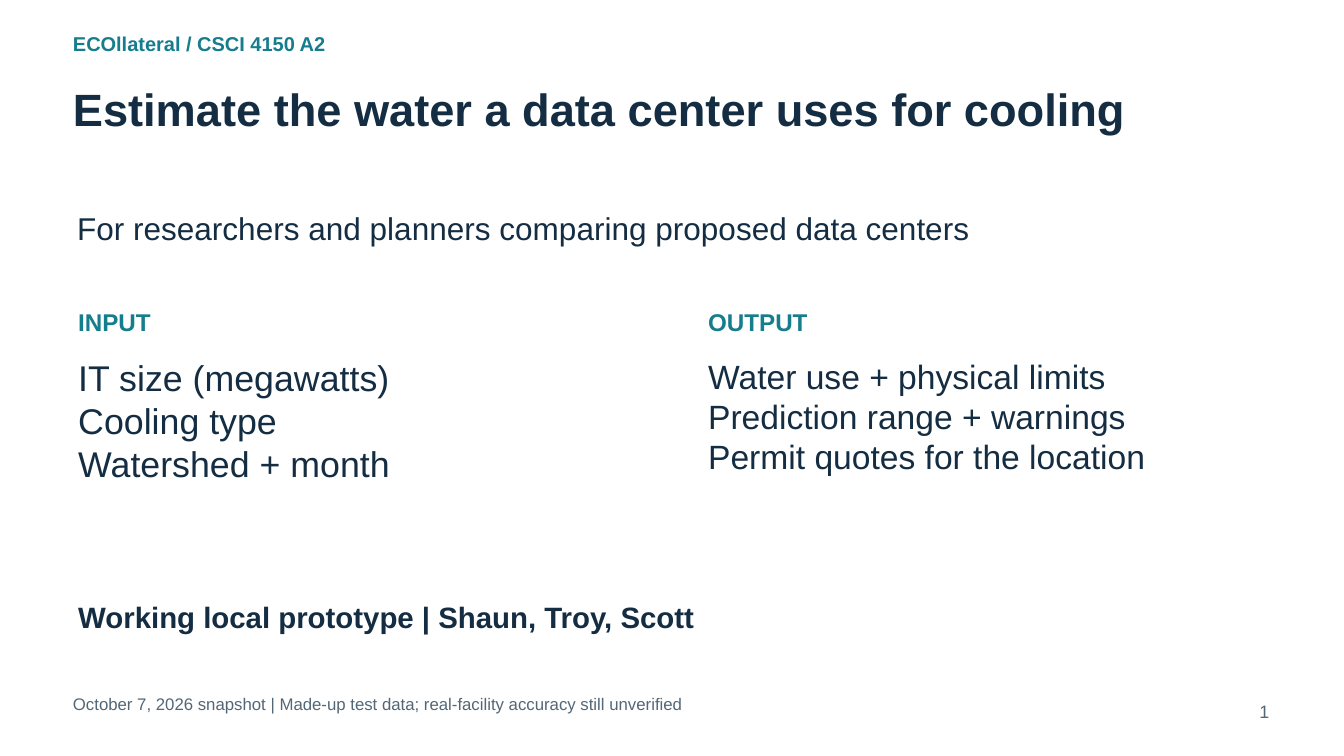
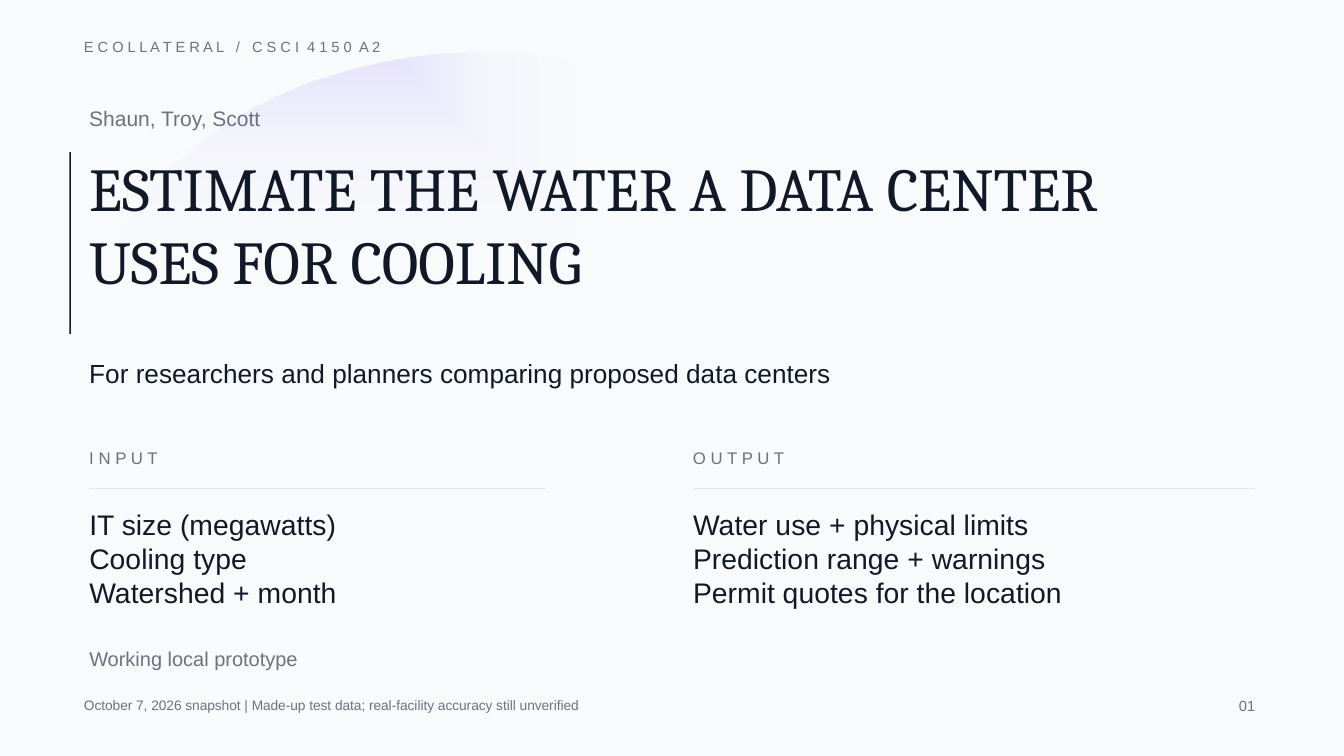
Before and after one commit to ScottLiu12/ECOllateral, a slide deck: slide 1 of docs/a2/review-slides.pptx. Drawn at 1344x756 pixels with LibreOffice and Linux fonts; fonts in the diff are those of the drawing. Boxes give left, top, right and bottom in pixels: in the first picture for what was removed or moved away, otherwise in the second. Text is boxed around its words. In the diff, an @@ line names an element or a change of style, - is before the commit and + after.

```diff
--- a/docs/a2/review-slides.pptx
+++ b/docs/a2/review-slides.pptx
@@ background #FFFFFF to #F9FAFB @@
@@ text removed at [73,36,326,52] @@
-ECOllateral / CSCI 4150 A2
@@ text added at [84,42,380,52], 10.5 pt, text #6B7280 @@
+E C O L L A T E R A L / C S C I 4 1 5 0 A 2
@@ ellipse added at [90,52,877,640], fill gradient #9382FF @@
@@ text added at [89,111,260,130], 15 pt, text #6B7280 @@
+Shaun, Troy, Scott
@@ rectangle added at [70,152,72,334], fill #111827 @@
@@ text at [89,170,1098,285]: text changed; size 32.2 to 43.5 pt; font Arial to Cambria; text colour #142D42 to #111827; bold off @@
-Estimate the water a data center uses for cooling
+ESTIMATE THE WATER A DATA CENTER USES FOR COOLING
@@ text removed at [78,314,151,332] @@
-INPUT
@@ text removed at [708,314,807,332] @@
-OUTPUT
@@ text "For researchers and planners comparing ...": place and size @@
-text "For researchers and planners comparing ..." at [77,217,969,246]
+text "For researchers and planners comparing ..." at [89,364,830,388]
@@ text "For researchers and planners comparing ..." at [89,364,830,388]: size 22.5 to 18.8 pt, text colour #142D42 to #111827 @@
@@ text added at [89,452,157,464], 12 pt, text #6B7280 @@
+I N P U T
@@ text added at [693,452,784,464], 12 pt, text #6B7280 @@
+O U T P U T
@@ text "IT size (megawatts)": place and size @@
-text "IT size (megawatts)" at [78,365,390,478]
+text "IT size (megawatts)" at [89,514,337,604]
@@ text "IT size (megawatts)" at [89,514,337,604]: size 25.5 to 20.2 pt, text colour #142D42 to #111827 @@
@@ rectangle added at [90,488,546,489], fill #E5E7EB @@
@@ text "Water use + physical limits": place and size @@
-text "Water use + physical limits" at [708,364,1145,476]
+text "Water use + physical limits" at [693,514,1062,609]
@@ text "Water use + physical limits" at [693,514,1062,609]: size 24 to 20.2 pt, text colour #142D42 to #111827 @@
@@ rectangle added at [694,488,1255,489], fill #E5E7EB @@
@@ text at [89,651,297,670]: text changed; size 21 to 14.2 pt; text colour #142D42 to #6B7280; bold off @@
-Working local prototype | Shaun, Troy, Scott
+Working local prototype
@@ text "October 7, 2026 snapshot | ...": place and size @@
-text "October 7, 2026 snapshot | ..." at [73,698,682,714]
+text "October 7, 2026 snapshot | ..." at [84,700,579,713]
@@ text "October 7, 2026 snapshot | ..." at [84,700,579,713]: size 12 to 9.8 pt, text colour #536777 to #6B7280 @@
@@ text added at [1239,701,1255,711], 10.5 pt, text #6B7280 @@
+01
@@ text removed at [1259,705,1269,718] @@
-1
```
Also in this commit, not shown: 5 other slides changed, 5 other files.
